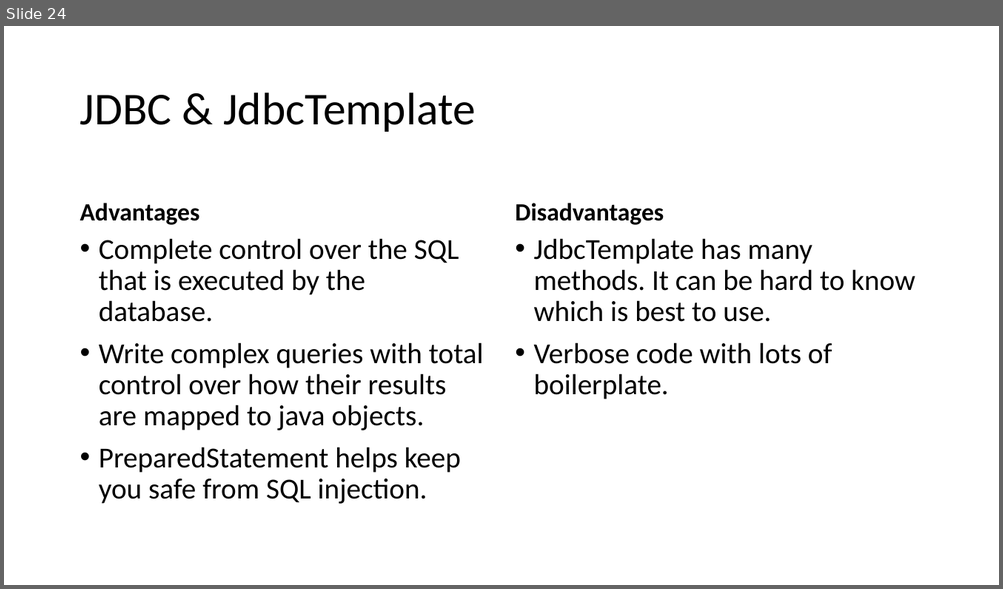
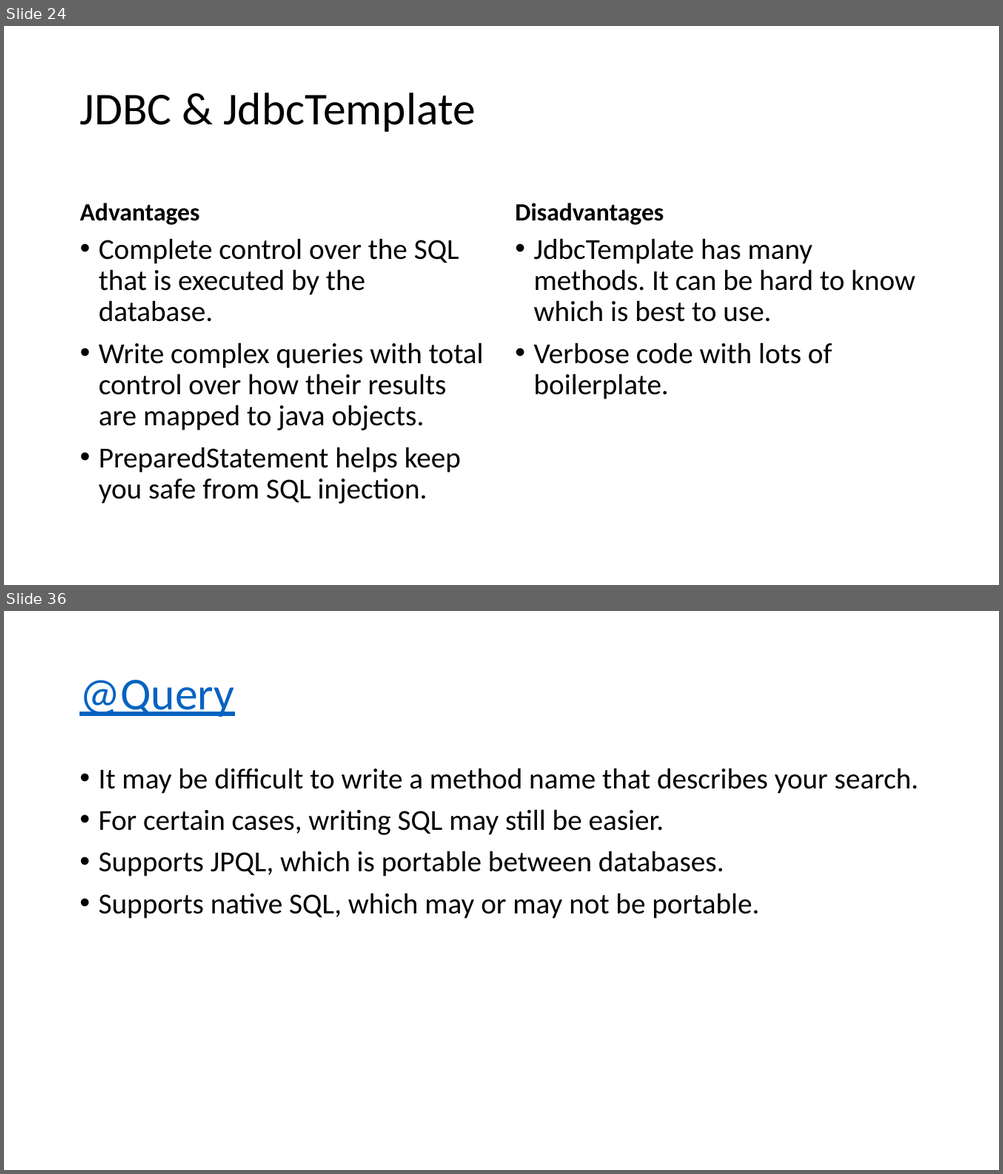
Before and after one commit to ryl/cybr406-2020, a slide deck: files/databases.pptx. Shown one above the other, each under a label of ours: slide 24 before the commit, slides 24 and 36 after it; the slides between them are not shown. The pictures are 1003x589 and 1003x1174 pixels, drawn with LibreOffice and Linux fonts; fonts in the diff are those of the drawing. Boxes give left, top, right and bottom in pixels: in the first picture for what was removed or moved away, otherwise in the second. Text is boxed around its words. In the diff, an @@ line names an element or a change of style, - is before the commit and + after.

```diff
--- a/files/databases.pptx
+++ b/files/databases.pptx
@@ slide 36 added at [4, 611, 999, 1170], background #FFFFFF @@
@@ title added at [79, 680, 234, 717], 44 pt, text #0563C1, underline @@
+@Query
@@ text added at [99, 768, 919, 919], 28 pt, text #000000 @@
+• It may be difficult to write a method name that describes your search.
+• For certain cases, writing SQL may still be easier.
+• Supports JPQL, which is portable between databases.
+• Supports native SQL, which may or may not be portable.
```
Also in this commit, not shown: 13 other slides added, 2 other files.
